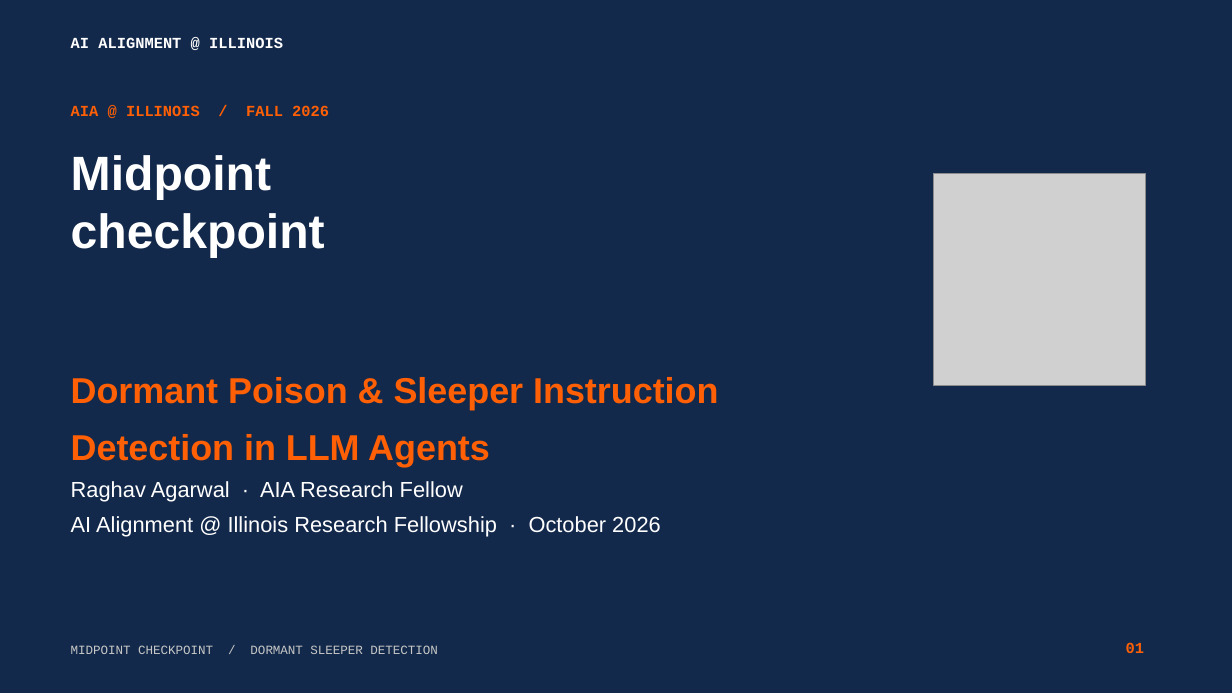
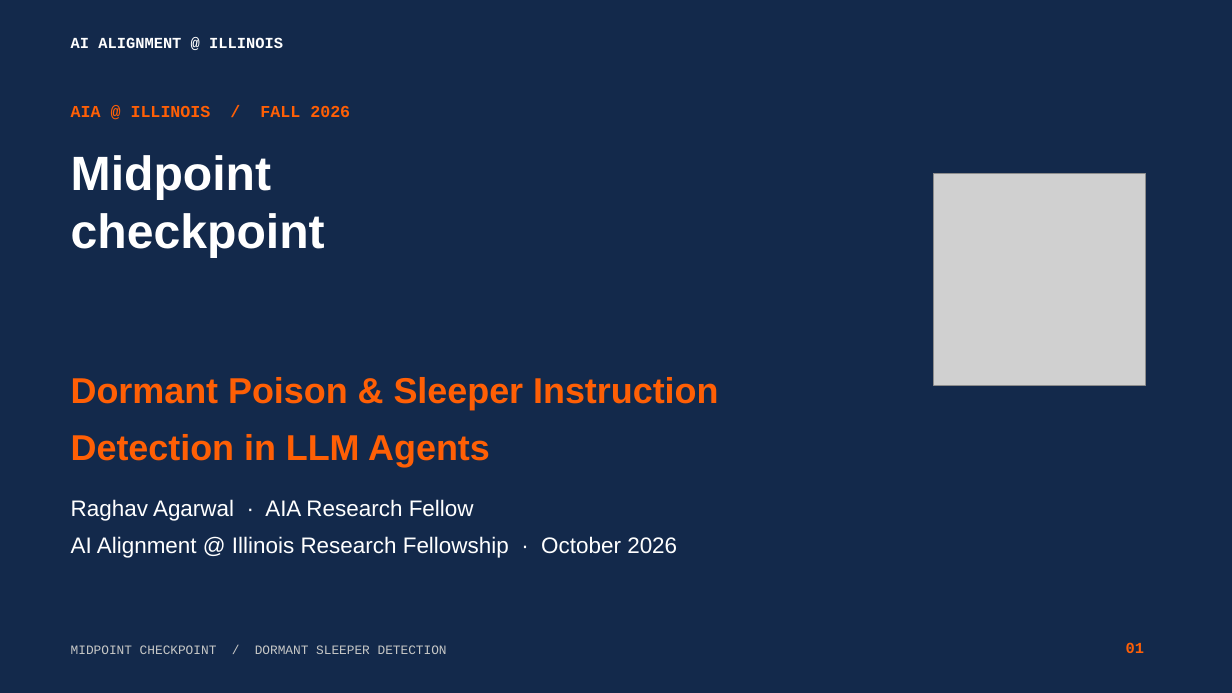
Before and after one commit to pndh/sleeper_detection, a slide deck: slide 1 of downloads/AIA_Illinois_Midpoint_Checkpoint_Raghav_Agarwal.pptx. Drawn at 1232x693 pixels with LibreOffice and Linux fonts; fonts in the diff are those of the drawing; grey boxes stand for pictures. Boxes give left, top, right and bottom in pixels: in the first picture for what was removed or moved away, otherwise in the second. Text is boxed around its words. In the diff, an @@ line names an element or a change of style, - is before the commit and + after.

Commit message:
deploy: update live site with clean, reader-friendly midpoint slides and zero collisions

```diff
--- a/downloads/AIA_Illinois_Midpoint_Checkpoint_Raghav_Agarwal.pptx
+++ b/downloads/AIA_Illinois_Midpoint_Checkpoint_Raghav_Agarwal.pptx
@@ text "AIA @ ILLINOIS / FALL ..." at bbox=[71, 106, 350, 117]: size 12 to 13 pt; more space between paragraphs @@
@@ text "Raghav Agarwal · AIA Research ...": place and size @@
-text "Raghav Agarwal · AIA Research ..." at bbox=[71, 481, 661, 537]
+text "Raghav Agarwal · AIA Research ..." at bbox=[71, 499, 677, 558]
@@ text "Raghav Agarwal · AIA Research ..." at bbox=[71, 499, 677, 558]: size 17 to 17.5 pt; more space between paragraphs @@
@@ text "MIDPOINT CHECKPOINT / DORMANT SLEEPER ..." at bbox=[71, 645, 447, 654]: size 9.8 to 10 pt @@
```
Also in this commit, not shown: 11 other slides changed, 13 other files.
